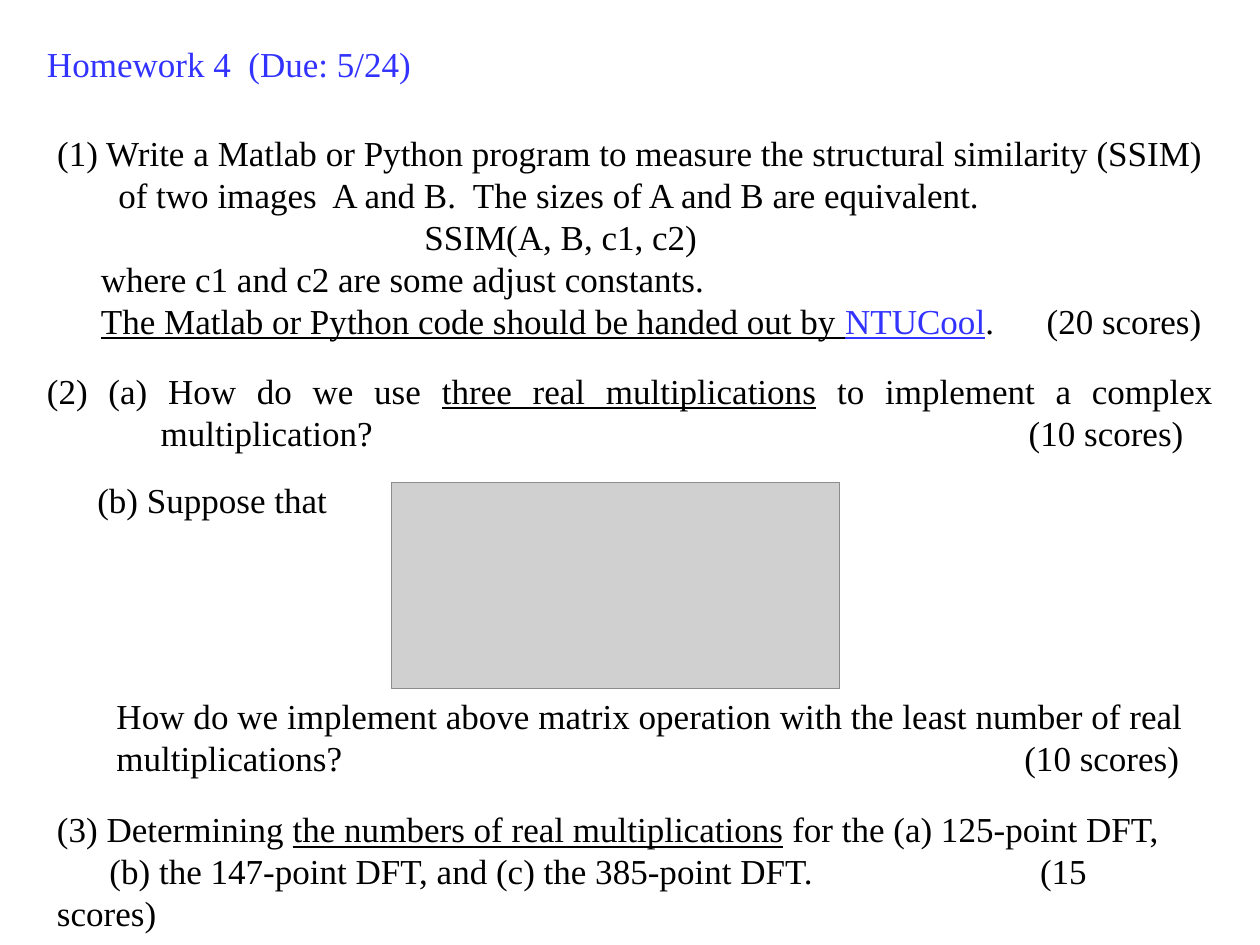
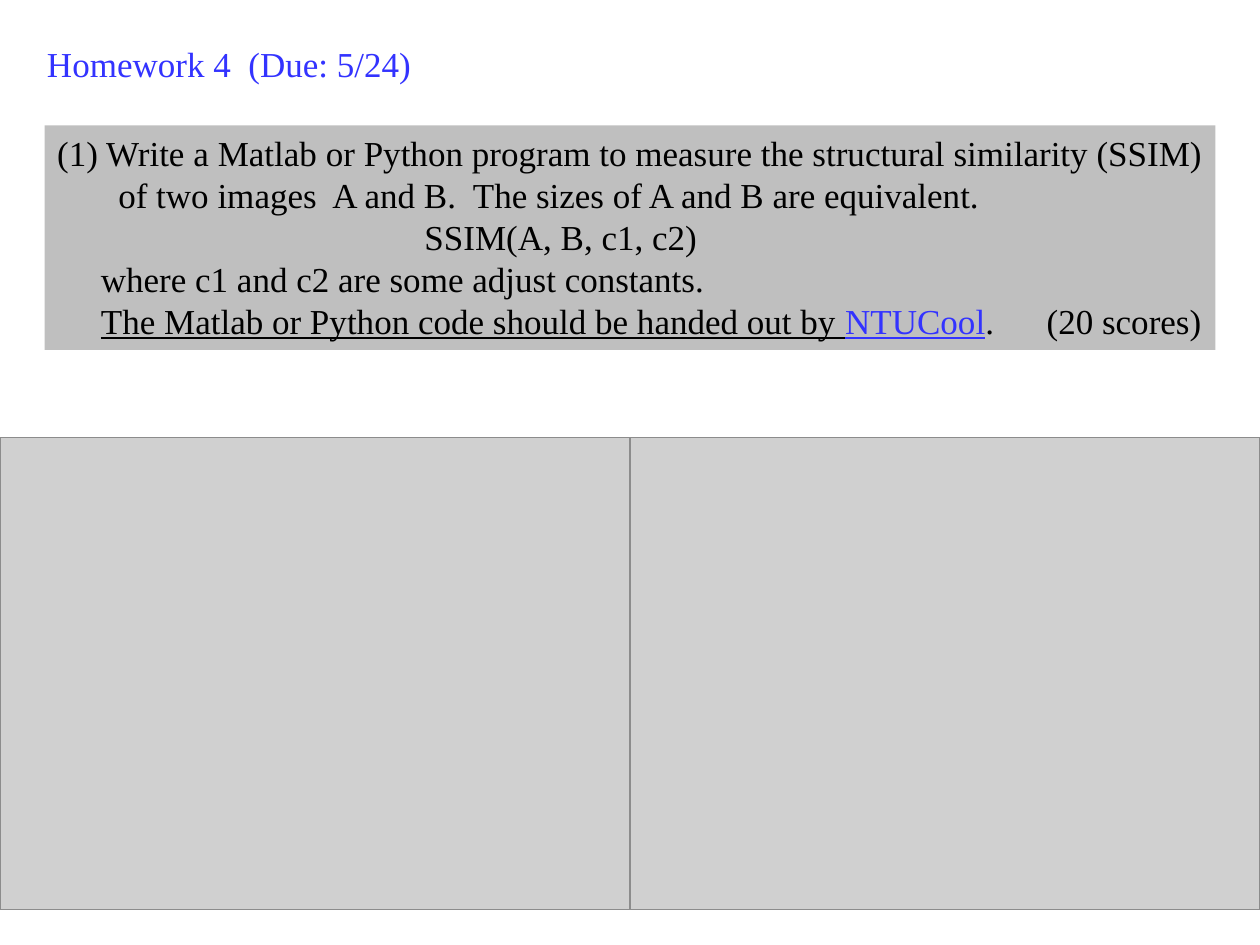
Before and after one commit to shihyuhuang/NTU-ADSP, a slide deck: slide 1 of HW4/r10943181_HW4.pptx. Drawn at 1260x945 pixels with LibreOffice and Linux fonts; fonts in the diff are those of the drawing; grey boxes stand for pictures. Boxes give left, top, right and bottom in pixels: in the first picture for what was removed or moved away, otherwise in the second. Text is boxed around its words. In the diff, an @@ line names an element or a change of style, - is before the commit and + after.

```diff
--- a/HW4/r10943181_HW4.pptx
+++ b/HW4/r10943181_HW4.pptx
@@ rectangle "(1) Write a Matlab or ...": place and size @@
-rectangle "(1) Write a Matlab or ..." at [57, 141, 1202, 341]
+rectangle "(1) Write a Matlab or ..." at [44, 125, 1215, 349]
@@ rectangle "(1) Write a Matlab or ..." at [44, 125, 1215, 349]: fill none to #BFBFBF @@
@@ text removed at [47, 379, 1213, 453] @@
-(2) (a) How do we use three real multiplications to implement a complex
-multiplication? (10 scores)
@@ picture added at [0, 437, 630, 910] @@
@@ picture added at [630, 437, 1260, 910] @@
@@ text removed at [97, 488, 326, 520] @@
-(b) Suppose that
@@ picture removed at [392, 483, 839, 689] @@
@@ text removed at [116, 704, 1181, 779] @@
-How do we implement above matrix operation with the least number of real multiplications? (10 scores)
@@ text removed at [57, 817, 1158, 892] @@
-(3) Determining the numbers of real multiplications for the (a) 125-point DFT,
-(b) the 147-point DFT, and (c) the 385-point DFT. (15 scores)
```
Also in this commit, not shown: 1 other slide changed, 5 slides added.
